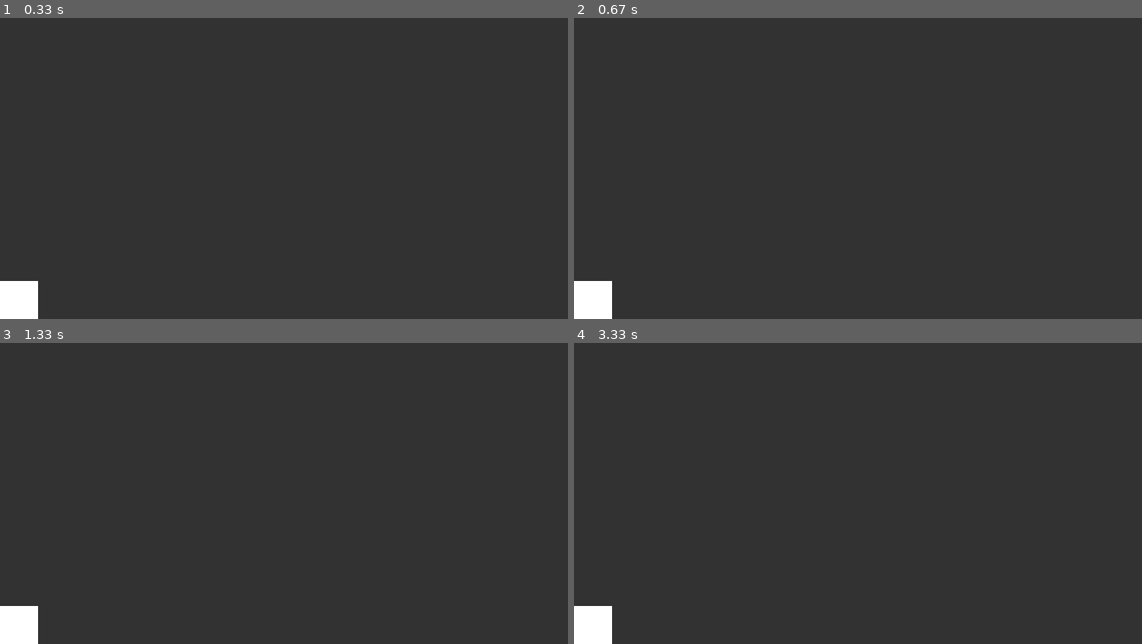
Above: before the commit, frames 1-4 (two rows, left to right).
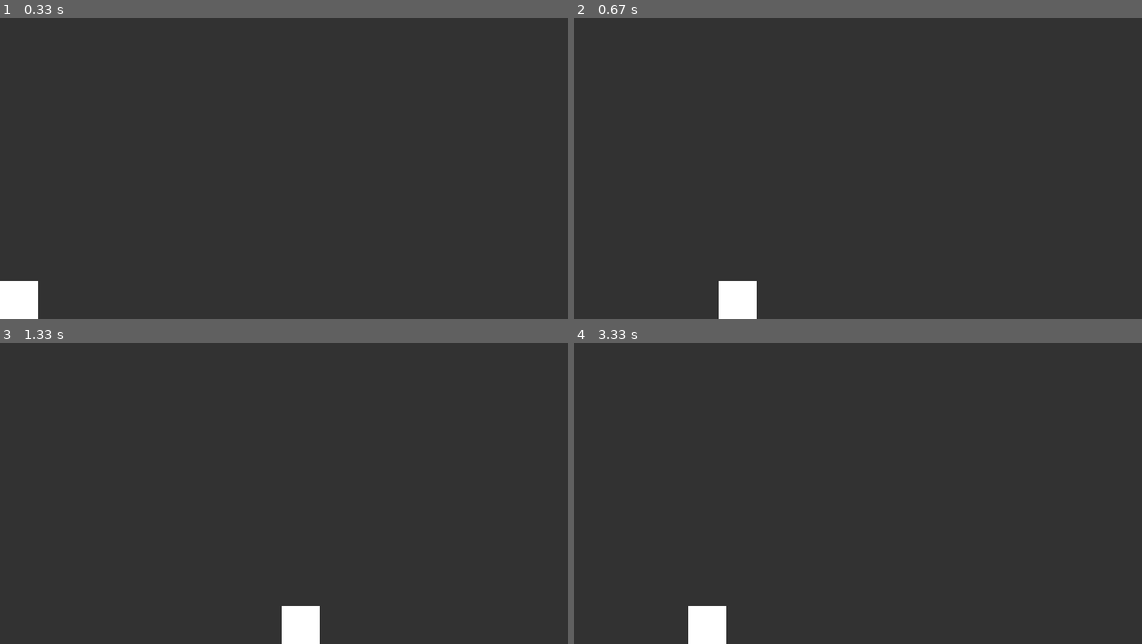
Above: after the commit, the same moments.

Repository: DJan03/ThrowTheBox_pygame
Game: pygame game, started from main.py
The game is run twice, just before and just after one commit, with the same random seed, the same clock (stepped at 60 frames per second) and the same inputs.
Inputs:
- Up to frame 1 (0.33 s): no input
- Up to frame 2 (0.67 s): hold Right from 0.33 s (still down)
- Up to frame 3 (1.33 s): release Right at 0.8 s; hold Right from 1.17 s (still down)
- Up to frame 4 (3.33 s): release Right at 1.63 s; hold Left 1.67-2.2 s; hold Left 2.23-2.63 s; hold Right from 3.07 s (still down)

Frame 1 is identical in both runs. In frame 2, 1.7% of the frame differs, in the area x 0-33%, y 87-100%; in frame 3, 1.7%; in frame 4, 1.7%.

Commit message:
simple movement

Diff:
--- a/main.py
+++ b/main.py
@@ -20,18 +20,20 @@
         self.velocity_y = 0
 
     def update(self):
+        # TODO: create new method for every section
         if self.apply_gravity:
             self.velocity_y += GRAVITY
         if self.lose_velocity:
             pass
 
-        self.rect.x += self.velocity_x
-        self.rect.y += self.velocity_y
+        self.rect = self.rect.move(self.velocity_x, self.velocity_y)
 
+        # TODO: need to change that. Add simple borders at bot
         if self.rect.y > HEIGHT - 50:
             self.rect.y = HEIGHT - 50
 
-    def add_velocity(self, x: int, y: int):
+
+    def set_velocity(self, x: int, y: int):
         self.velocity_x = x
         self.velocity_y = y
 
@@ -41,10 +43,31 @@
         super().__init__(group, True, True, image)
 
         self.speed = 10
-        self.keys = keys
+        self.keys = keys # TODO: need to rework
 
     def control(self, event):
-        pass
+        if event.type == pygame.KEYDOWN:
+            for key in self.keys:
+                if event.key == key:
+                    self.keys[key] = True
+                    break
+        if event.type == pygame.KEYUP:
+            for key in self.keys:
+                if event.key == key:
+                    self.keys[key] = False
+                    break
+
+    def move(self):
+        input = [self.keys[key] for key in self.keys]
+
+        if input[0] and input[1]:
+            self.velocity_x = 0
+        elif input[0]:
+            self.velocity_x = -10
+        elif input[1]:
+            self.velocity_x = 10
+        else:
+            self.velocity_x = 0
 
 
 def main():
@@ -56,7 +79,7 @@
 
     sprite_group = pygame.sprite.Group()
 
-    player = Player(sprite_group, square, {pygame.K_LEFT: False, pygame.K_RIGHT: False, pygame.K_SPACE: False})
+    player = Player(sprite_group, square, {pygame.K_LEFT: False, pygame.K_RIGHT: False, pygame.K_UP: False, pygame.K_SPACE: False})
 
     clock = pygame.time.Clock()
     RUN = True
@@ -71,7 +94,7 @@
 
         sprite_group.update()
         sprite_group.draw(screen)
-
+        player.move()
         pygame.display.flip()
         clock.tick(FPS)
 
